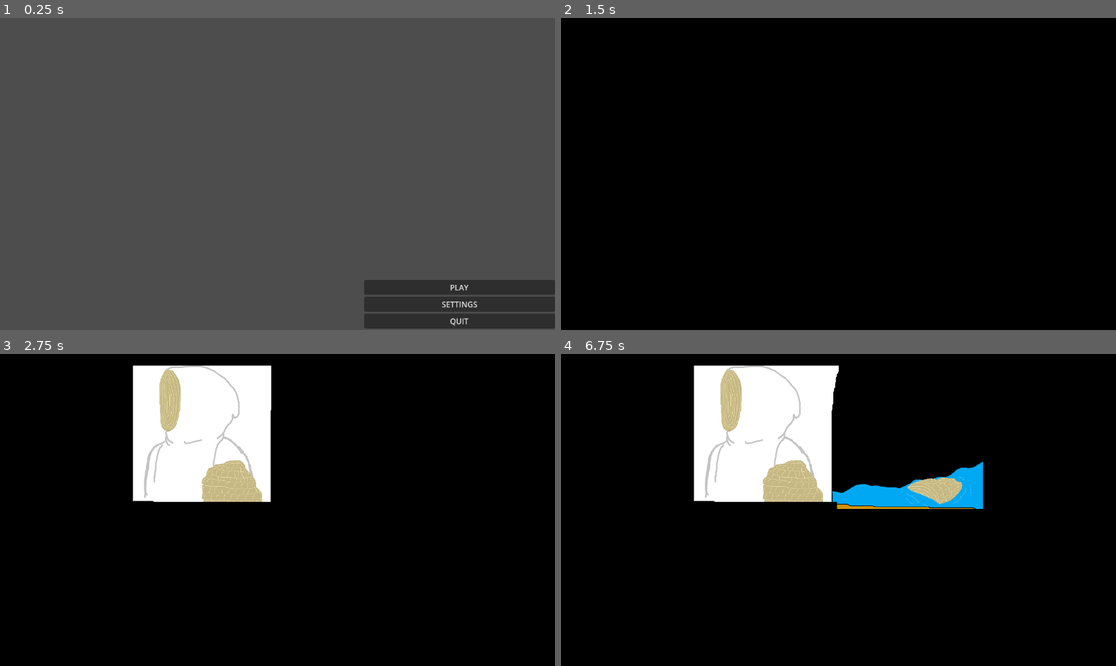
Above: before the commit, frames 1-4 (two rows, left to right).
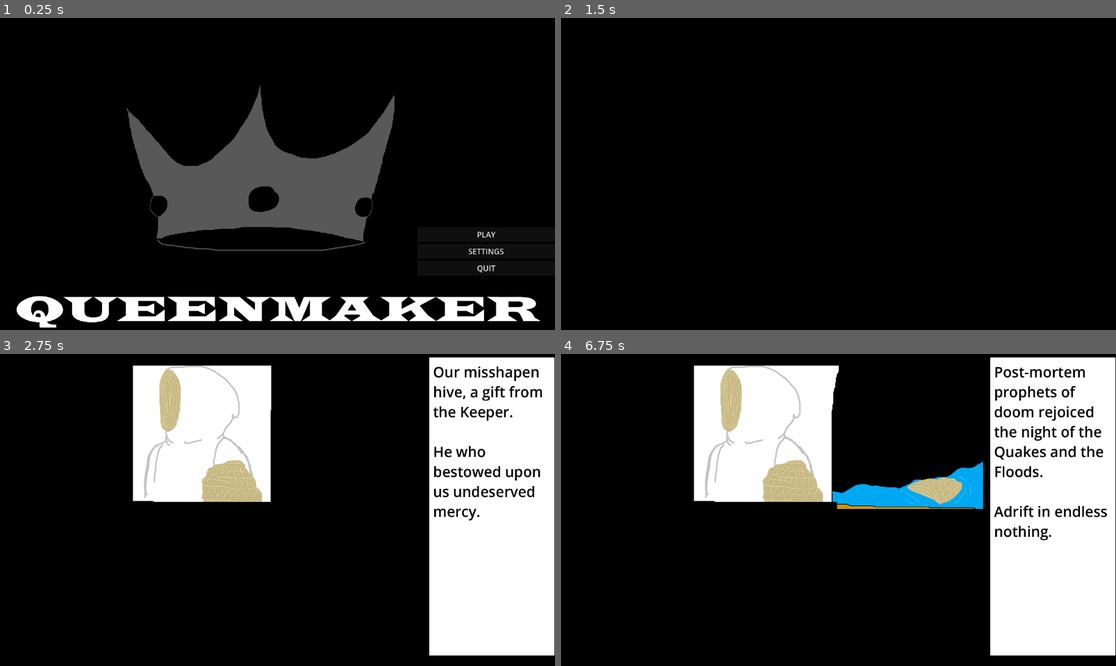
Above: after the commit, the same moments.

Repository: Jollista/Queenmaker
Game: Godot game, scene res://StartMenu.tscn
The game is run twice, just before and just after one commit, with the same random seed, the same clock (stepped at 60 frames per second) and the same inputs.
Inputs:
- Up to frame 1 (0.25 s): no input
- Up to frame 2 (1.5 s): click "PLAY" at 0.5 s; tap Enter at 1.25 s
- Up to frame 3 (2.75 s): tap Space at 2 s
- Up to frame 4 (6.75 s): tap Enter at 2.75, 4.25 s; tap Space at 3.5, 5 s

The runs differ from the first frame. In frame 1, 88% of the frame differs, in the area x 0-100%, y 0-100%; in frame 2, nothing differs; in frame 3, 21%; in frame 4, 21%.

Commit message:
Finished rough intro

Diff:
--- a/StartMenu.tscn
+++ b/StartMenu.tscn
@@ -1,6 +1,9 @@
-[gd_scene load_steps=2 format=3 uid="uid://bppr2kycusjwb"]
+[gd_scene load_steps=5 format=3 uid="uid://bppr2kycusjwb"]
 
 [ext_resource type="Script" path="res://StartMenu.gd" id="1_as7h1"]
+[ext_resource type="Texture2D" uid="uid://djblendlmexna" path="res://TitleScreen.png" id="2_00fvw"]
+[ext_resource type="Texture2D" uid="uid://dxynwxebg7kt2" path="res://intro/blackout.png" id="2_ombr1"]
+[ext_resource type="AudioStream" uid="uid://brj5wct7vlgok" path="res://beehive_at_night-61816.mp3" id="3_alnaq"]
 
 [node name="Control" type="Control"]
 layout_mode = 3
@@ -11,14 +14,21 @@
 grow_vertical = 2
 script = ExtResource("1_as7h1")
 
+[node name="Blackout" type="Sprite2D" parent="."]
+scale = Vector2(1920, 1080)
+texture = ExtResource("2_ombr1")
+
 [node name="Background" type="Sprite2D" parent="."]
+position = Vector2(575.111, 323.5)
+scale = Vector2(0.599074, 0.599074)
+texture = ExtResource("2_00fvw")
 
 [node name="VBoxContainer" type="VBoxContainer" parent="."]
 layout_mode = 0
-offset_left = 756.0
-offset_top = 544.0
+offset_left = 865.0
+offset_top = 433.0
 offset_right = 1152.0
-offset_bottom = 650.0
+offset_bottom = 542.0
 
 [node name="StartButton" type="Button" parent="VBoxContainer"]
 layout_mode = 2
@@ -33,6 +43,11 @@
 text = "QUIT"
 
 [node name="AudioStreamPlayer" type="AudioStreamPlayer" parent="."]
+stream = ExtResource("3_alnaq")
+autoplay = true
+
+[node name="Camera2D" type="Camera2D" parent="."]
+position = Vector2(575, 323)
 
 [connection signal="pressed" from="VBoxContainer/StartButton" to="." method="_on_start_button_pressed"]
 [connection signal="pressed" from="VBoxContainer/OptionsButton" to="." method="_on_options_button_pressed"]
--- a/intro/Intro.gd
+++ b/intro/Intro.gd
@@ -13,45 +13,53 @@
 # Audio player
 @onready var audio = $AudioStreamPlayer
 
+# Text
+@onready var text = $RichTextLabel
+# text background
+@onready var txt_bkg = $TextBackground
+
 # Called when the node enters the scene tree for the first time.
 func _ready():
-	timer.start(1)
-	await timer.timeout
-	audio.play()
+	timer.start(1) # start short timer
+	await timer.timeout # wait
+	audio.play() # play page turn
 
 	# reveal panel 0
-	b0.visible = false
-	timer.start(delay)
-	await timer.timeout
-	audio.play()
+	b0.visible = false # reveal panel
+	txt_bkg.visible = true # set text background to vis
+	text.visible = true # set text to vis
+	text.text = "Our misshapen hive, a gift from the Keeper.\n\nHe who bestowed upon us undeserved mercy." # update text
+	timer.start(delay) # start timer
+	await timer.timeout # wait
+	audio.play() # play page turn
 
 	# reveal panel 1
-	b1.visible = false
-	timer.start(delay)
-	await timer.timeout
-	audio.play()
+	b1.visible = false # reveal panel
+	text.text = "Post-mortem prophets of doom rejoiced the night of the Quakes and the Floods.\n\nAdrift in endless nothing." # update text
+	timer.start(delay) # start timer
+	await timer.timeout # wait
+	audio.play() # play page turn
 
 	# reveal panel 2
-	b2.visible = false
-	timer.start(delay)
-	await timer.timeout
-	audio.play()
+	b2.visible = false # reveal panel
+	text.text = "Adrift in the river, a plague took hold of the Queen. \n\nSoon her madness began to spread." # update text
+	timer.start(delay) # start timer
+	await timer.timeout # wait
+	audio.play() # play page turn
 
 	# reveal panel 3
-	b3.visible = false
-	timer.start(delay)
-	await timer.timeout
-	audio.play()
+	b3.visible = false # reveal panel
+	text.text = "The Queendom on its deathbed, young Ezekiel is chosen; sole brother of sisters.\n\nHe seeks the Princess' egg, a new monarch to crown. "
+	timer.start(delay) # start timer
+	await timer.timeout # wait
+	audio.play() # play page turn
 
 	# fade out panel
-	$Story.visible = false
-	timer.start(delay)
-	await timer.timeout
+	$Story.visible = false # set panel to invis
+	txt_bkg.visible = false # set text background to invis
+	text.visible = false # set text to invis
+	timer.start(delay) # start short timer
+	await timer.timeout # wait
 
 	# scene transition to level 1
 	get_tree().change_scene_to_file("res://levels/L1.tscn")
-
-
-# Called every frame. 'delta' is the elapsed time since the previous frame.
-func _process(delta):
-	pass
--- a/intro/Intro.tscn
+++ b/intro/Intro.tscn
@@ -1,9 +1,16 @@
-[gd_scene load_steps=5 format=3 uid="uid://b3v3wylijttbi"]
+[gd_scene load_steps=7 format=3 uid="uid://b3v3wylijttbi"]
 
 [ext_resource type="Script" path="res://intro/Intro.gd" id="1_78hrx"]
 [ext_resource type="Texture2D" uid="uid://dxynwxebg7kt2" path="res://intro/blackout.png" id="1_a642l"]
 [ext_resource type="Texture2D" uid="uid://cedvnelvkggsy" path="res://intro/beeStoryComic.png" id="1_cfk8f"]
 [ext_resource type="AudioStream" uid="uid://d2k7u2d17xhgi" path="res://intro/page-flip-10.mp3" id="4_r6yvb"]
+[ext_resource type="Texture2D" uid="uid://6o0yy2hooq1x" path="res://intro/whiteout.png" id="5_emlub"]
+
+[sub_resource type="AudioStreamRandomizer" id="AudioStreamRandomizer_sxvaj"]
+streams_count = 1
+random_pitch = 1.5
+stream_0/stream = ExtResource("4_r6yvb")
+stream_0/weight = 1.0
 
 [node name="Node2D" type="Node2D"]
 script = ExtResource("1_78hrx")
@@ -38,7 +45,24 @@
 [node name="Timer" type="Timer" parent="."]
 
 [node name="AudioStreamPlayer" type="AudioStreamPlayer" parent="."]
-stream = ExtResource("4_r6yvb")
+stream = SubResource("AudioStreamRandomizer_sxvaj")
 
 [node name="Camera2D" type="Camera2D" parent="."]
 zoom = Vector2(0.6, 0.6)
+
+[node name="TextBackground" type="Sprite2D" parent="."]
+visible = false
+position = Vector2(741.5, -13)
+scale = Vector2(0.866, 2.064)
+texture = ExtResource("5_emlub")
+
+[node name="RichTextLabel" type="RichTextLabel" parent="."]
+visible = false
+offset_left = 538.0
+offset_top = -513.0
+offset_right = 947.0
+offset_bottom = 487.0
+theme_override_colors/default_color = Color(0, 0, 0, 1)
+theme_override_font_sizes/normal_font_size = 50
+bbcode_enabled = true
+text = "TEST"
Binary file added: TitleScreen.png
Not shown, added: TitleScreen.png.import
Not shown, added: beehive_at_night-61816.mp3.import
Binary file added: intro/whiteout.png
Not shown, added: intro/whiteout.png.import
Not shown, added: beehive_at_night-61816.mp3
